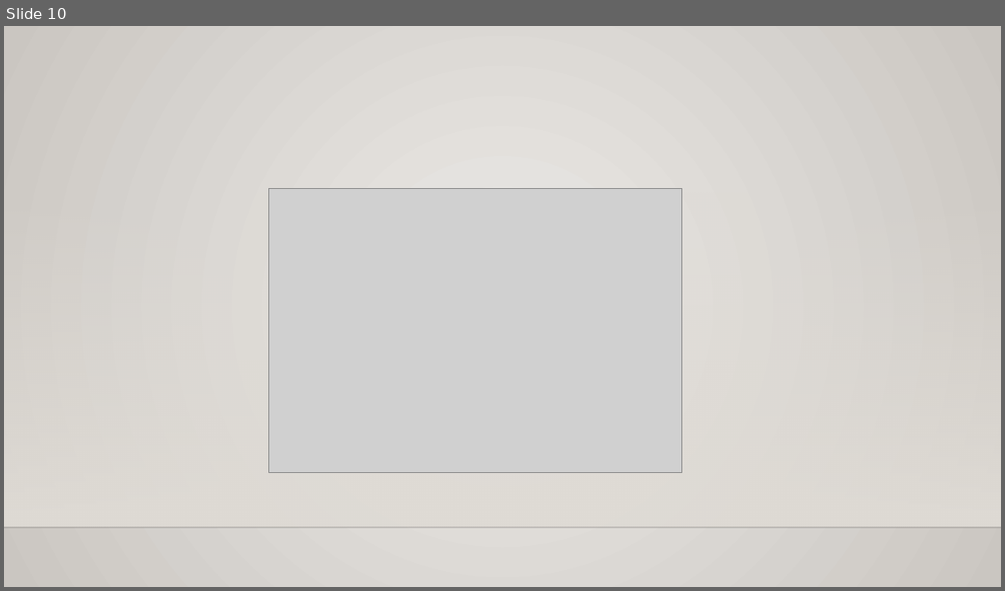
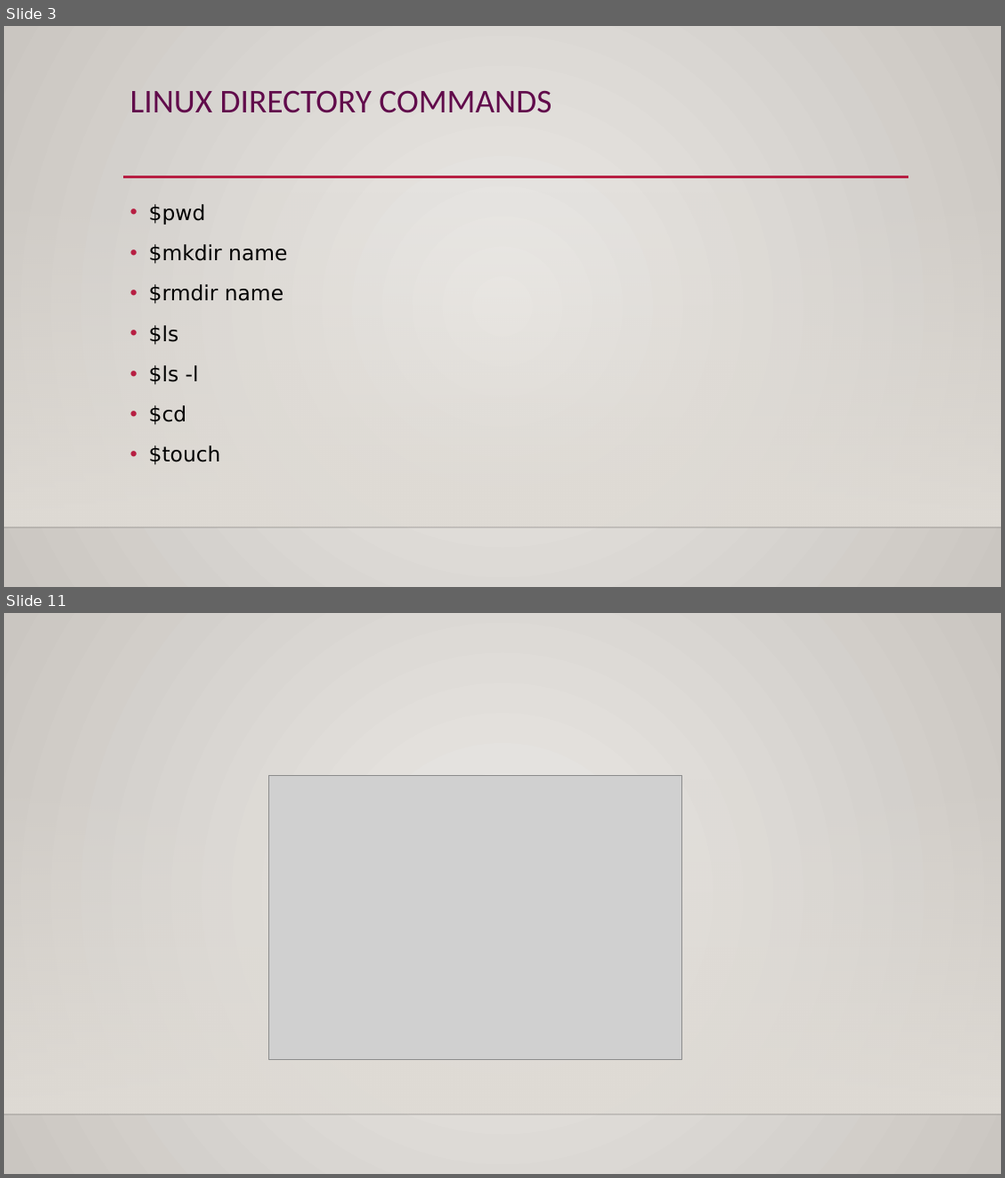
Before and after one commit to sushmithakongi/Infobell-Openshift-Daily-Work, a slide deck: Git And GitHub.pptx. Shown one above the other, each under a label of ours: slide 10 before the commit, slides 3 and 11 after it; the slides between them are not shown. The pictures are 1005x591 and 1005x1178 pixels, drawn with LibreOffice and Linux fonts; fonts in the diff are those of the drawing; grey boxes stand for pictures; background and template pictures are left out. Boxes give left, top, right and bottom in pixels: in the first picture for what was removed or moved away, otherwise in the second. Text is boxed around its words. In the diff, an @@ line names an element or a change of style, - is before the commit and + after.

```diff
--- a/Git And GitHub.pptx
+++ b/Git And GitHub.pptx
@@ slide 3 added at [4,26,1001,587], background gradient #ECEAE7 to #CAC7C1; not listed: 2 template elements that a slide beside it also shows @@
@@ title added at [130,90,551,113], 32 pt, text #610B4B @@
+LINUX DIRECTORY COMMANDS
@@ line added from (123, 177) to (909, 177), #B71E42 2.5 pt @@
@@ text added at [149,204,287,465], 20 pt, text #000000 @@
+• $pwd
+• $mkdir name
+• $rmdir name
+• $ls
+• $ls -l
+• $cd
+• $touch
@@ what was slide 10 is now slide 11 @@
```
Also in this commit, not shown: 2 slides changed, 7 other slides added, 7 slides removed, 1 other file.
